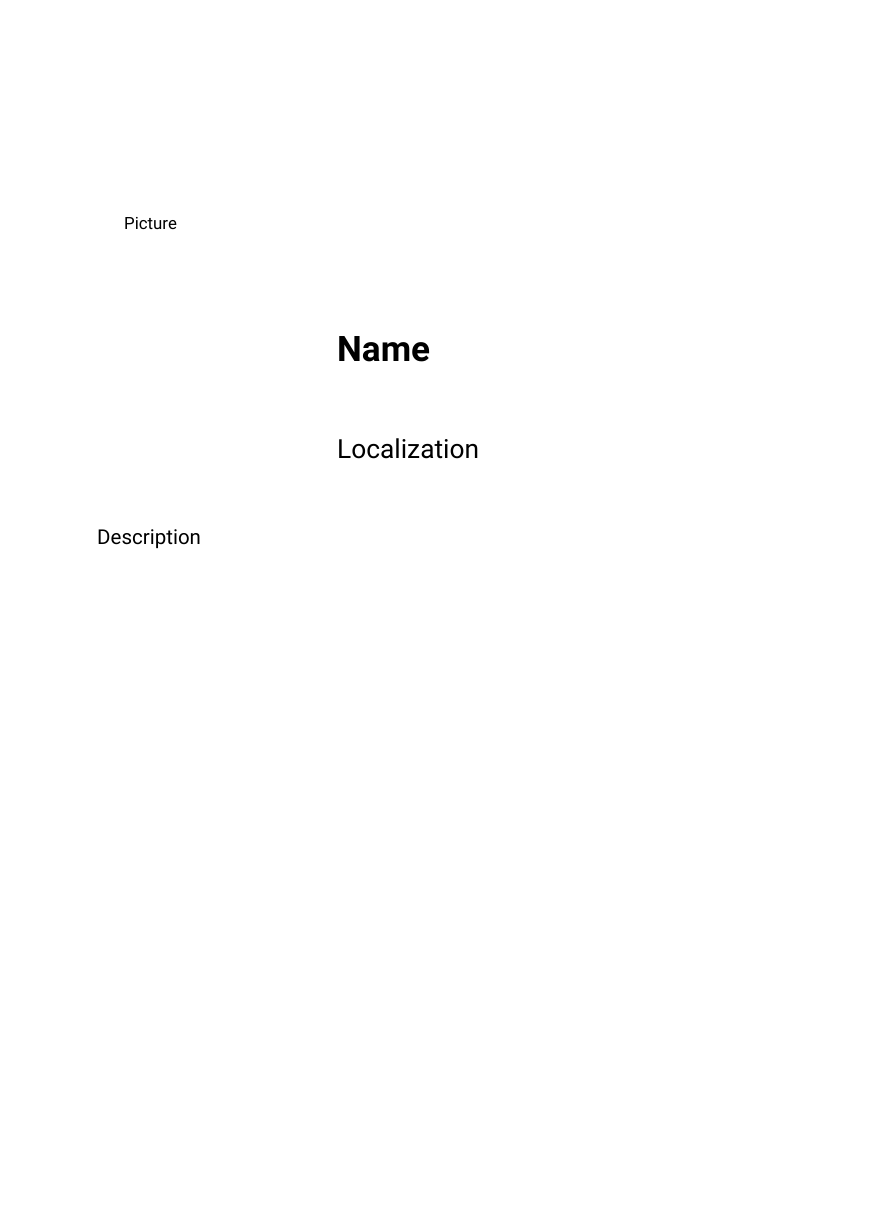
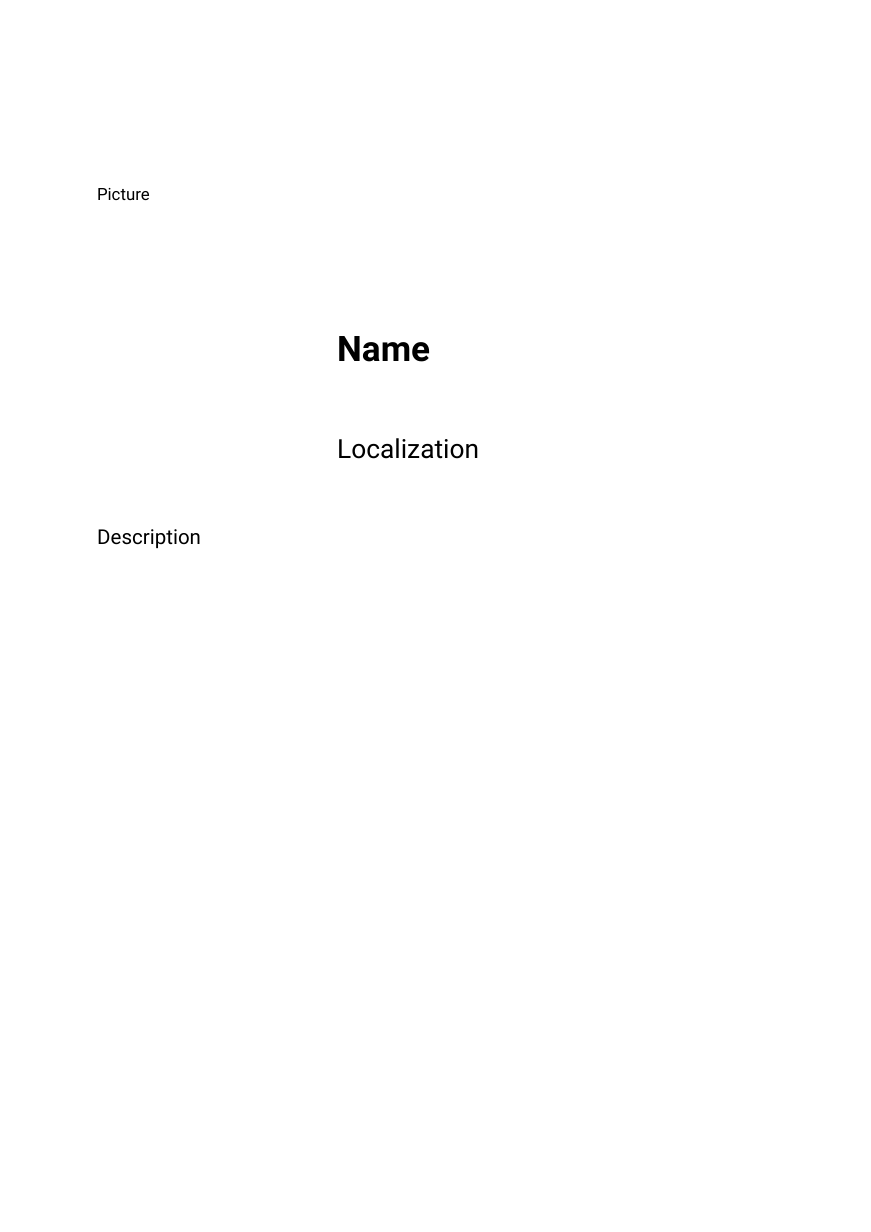
Before and after one commit to McOwska/EmployeePageGenerator, a slide deck: slide 1 of backend/templates/current_employee_eng.pptx. Drawn at 871x1232 pixels with LibreOffice and Linux fonts; fonts in the diff are those of the drawing; background and template pictures are left out. Boxes give left, top, right and bottom in pixels: in the first picture for what was removed or moved away, otherwise in the second. Text is boxed around its words. In the diff, an @@ line names an element or a change of style, - is before the commit and + after.

```diff
--- a/backend/templates/current_employee_eng.pptx
+++ b/backend/templates/current_employee_eng.pptx
@@ text "Picture": place and size @@
-text "Picture" at [124,217,177,229]
+text "Picture" at [97,188,150,200]
```
Also in this commit, not shown: 7 other files.
